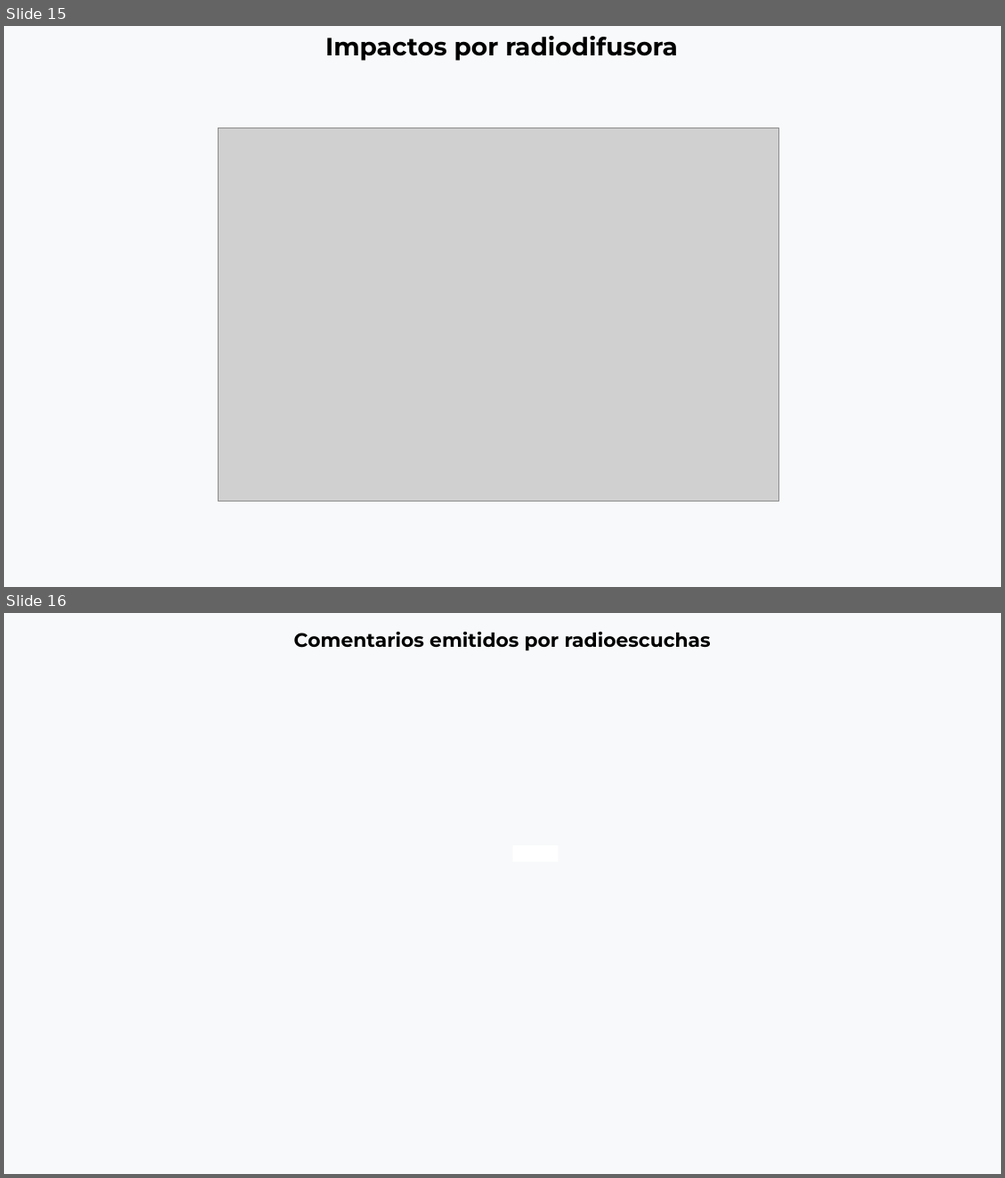
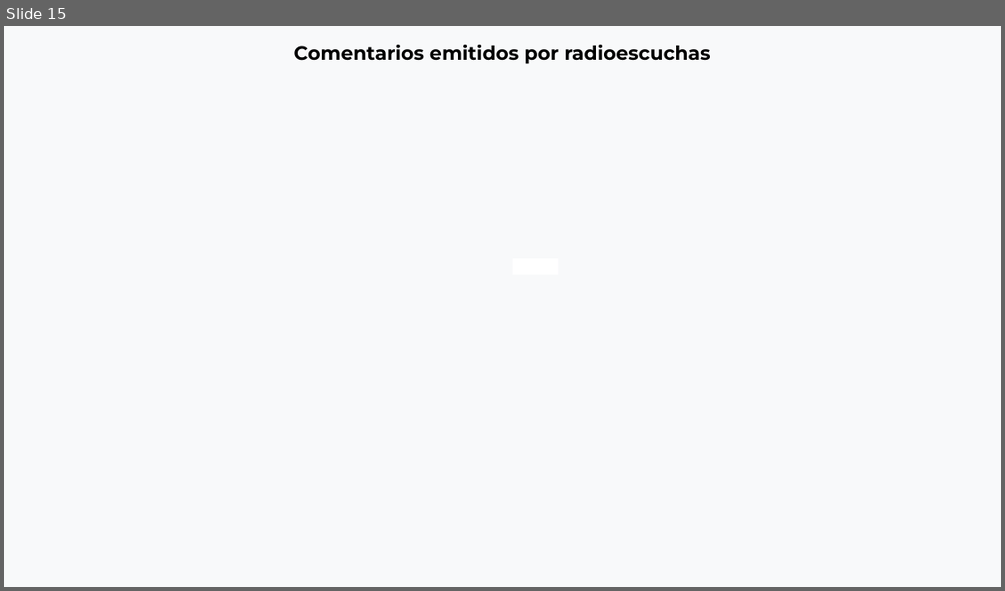
Before and after one commit to thelonious9/Reporteportadas, a slide deck: Reporte 231126.pptx. Shown one above the other, each under a label of ours: slides 15 and 16 before the commit, slide 15 after it. The pictures are 1005x1178 and 1005x591 pixels, drawn with LibreOffice and Linux fonts; fonts in the diff are those of the drawing; grey boxes stand for pictures; background and template pictures are left out. Boxes give left, top, right and bottom in pixels: in the first picture for what was removed or moved away, otherwise in the second. Text is boxed around its words. In the diff, an @@ line names an element or a change of style, - is before the commit and + after.

```diff
--- a/Reporte 231126.pptx
+++ b/Reporte 231126.pptx
@@ slide 15 removed at box(4, 26, 1001, 587), background #F8F9FA @@
@@ text removed at box(325, 36, 678, 61) @@
-Impactos por radiodifusora
@@ picture removed at box(218, 127, 778, 500) @@
@@ what was slide 16 is now slide 15 @@
```
Also in this commit, not shown: 3 slides changed.
